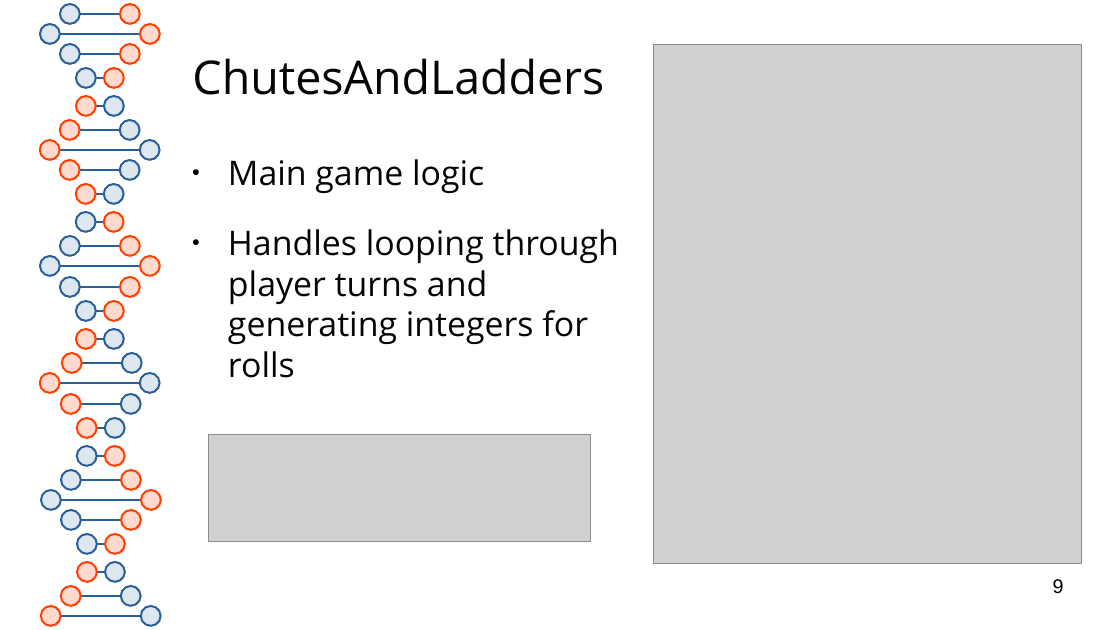
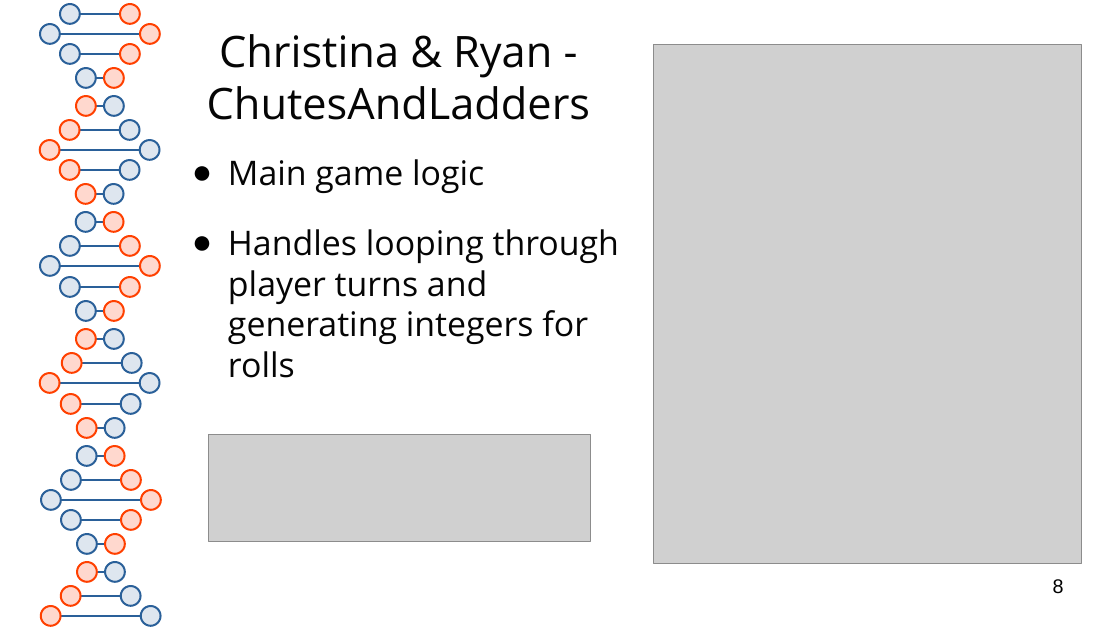
Before and after one commit to RedOctober117/ChutesAndLadders, a slide deck: slide 8 of documentation/presentation.pptx (slide 9 before the commit). Drawn at 1120x630 pixels with LibreOffice and Linux fonts; fonts in the diff are those of the drawing; grey boxes stand for pictures. Boxes give left, top, right and bottom in pixels: in the first picture for what was removed or moved away, otherwise in the second. Text is boxed around its words. In the diff, an @@ line names an element or a change of style, - is before the commit and + after.

Commit message:
Presentation changes by Ryan

```diff
--- a/documentation/presentation.pptx
+++ b/documentation/presentation.pptx
@@ title at [219,34,552,78]: paragraph added @@
+Christina & Ryan -
@@ title at [207,86,590,120]: size 33 to 30.7 pt in "ChutesAndLadders" @@
@@ text "Main game logic" at [228,159,619,378]: less space between paragraphs @@
@@ page number at [1053,579,1064,594]: text changed @@
-9
+8
```
Also in this commit, not shown: 8 other slides changed, 6 slides added.
